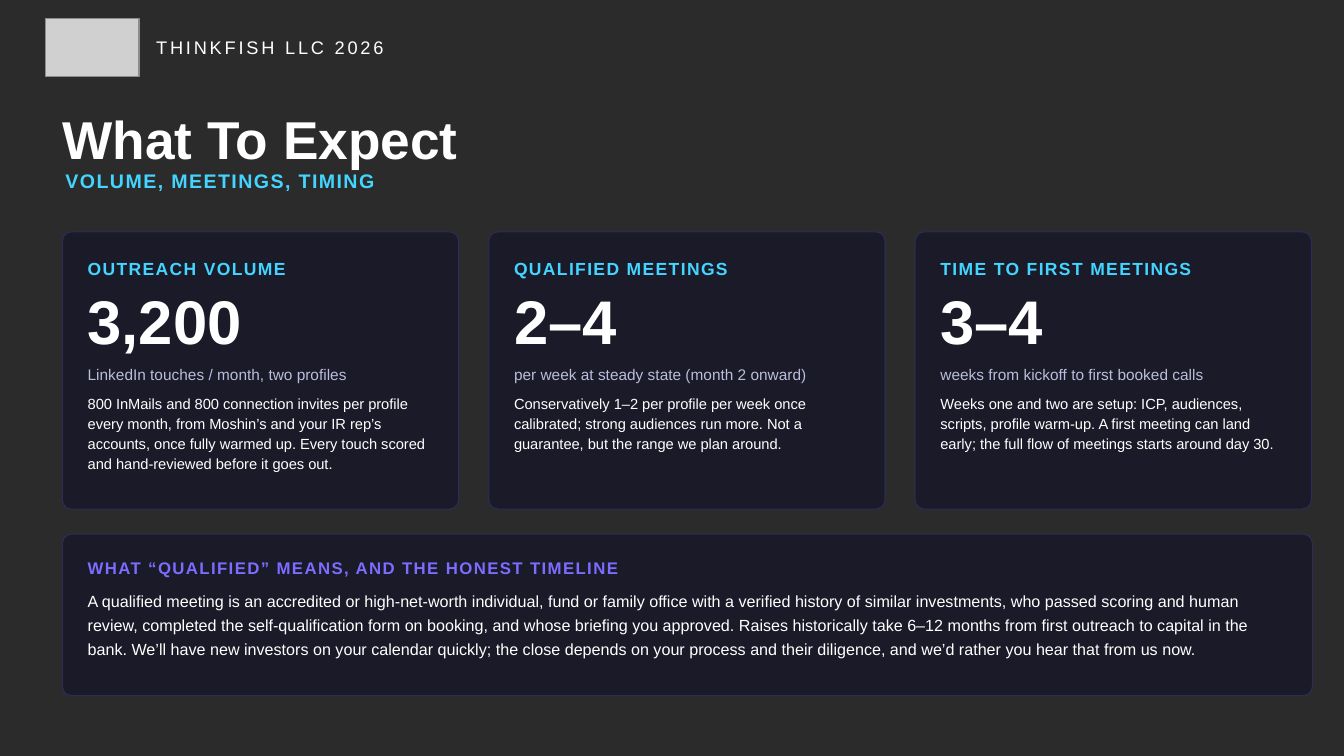
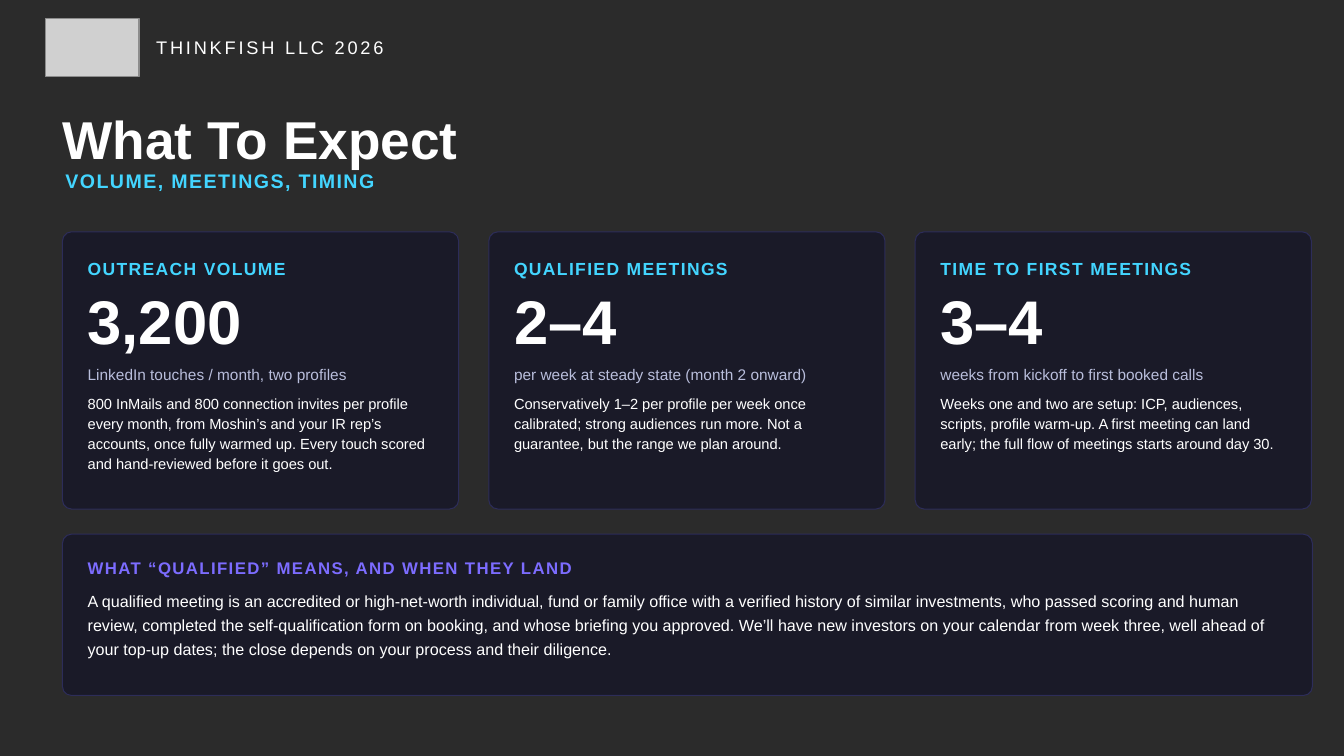
Before and after one commit to mattt-lgtm/tf-proposal, a slide deck: slide 9 of pinemount-developments/ThinkFISH_Proposal_Pinemount_Developments.pptx. Drawn at 1344x756 pixels with LibreOffice and Linux fonts; fonts in the diff are those of the drawing; grey boxes stand for pictures; background and template pictures are left out; a plain dark background stands for a picture behind light text. Boxes give left, top, right and bottom in pixels: in the first picture for what was removed or moved away, otherwise in the second. Text is boxed around its words. In the diff, an @@ line names an element or a change of style, - is before the commit and + after.

```diff
--- a/pinemount-developments/ThinkFISH_Proposal_Pinemount_Developments.pptx
+++ b/pinemount-developments/ThinkFISH_Proposal_Pinemount_Developments.pptx
@@ text at (x1=88, y1=562, x2=572, y2=578): text changed @@
-WHAT “QUALIFIED” MEANS, AND THE HONEST TIMELINE
+WHAT “QUALIFIED” MEANS, AND WHEN THEY LAND
@@ text at (x1=88, y1=595, x2=1264, y2=659): text changed @@
-A qualified meeting is an accredited or high-net-worth individual, fund or family office with a verified history of similar investments, who passed scoring and human review, completed the self-qualification form on booking, and whose briefing you approved. Raises historically take 6–12 months from first outreach to capital in the bank. We’ll have new investors on your calendar quickly; the close depends on your process and their diligence, and we’d rather you hear that from us now.
+A qualified meeting is an accredited or high-net-worth individual, fund or family office with a verified history of similar investments, who passed scoring and human review, completed the self-qualification form on booking, and whose briefing you approved. We’ll have new investors on your calendar from week three, well ahead of your top-up dates; the close depends on your process and their diligence.
```
Also in this commit, not shown: 1 other slide changed, 2 other files.
